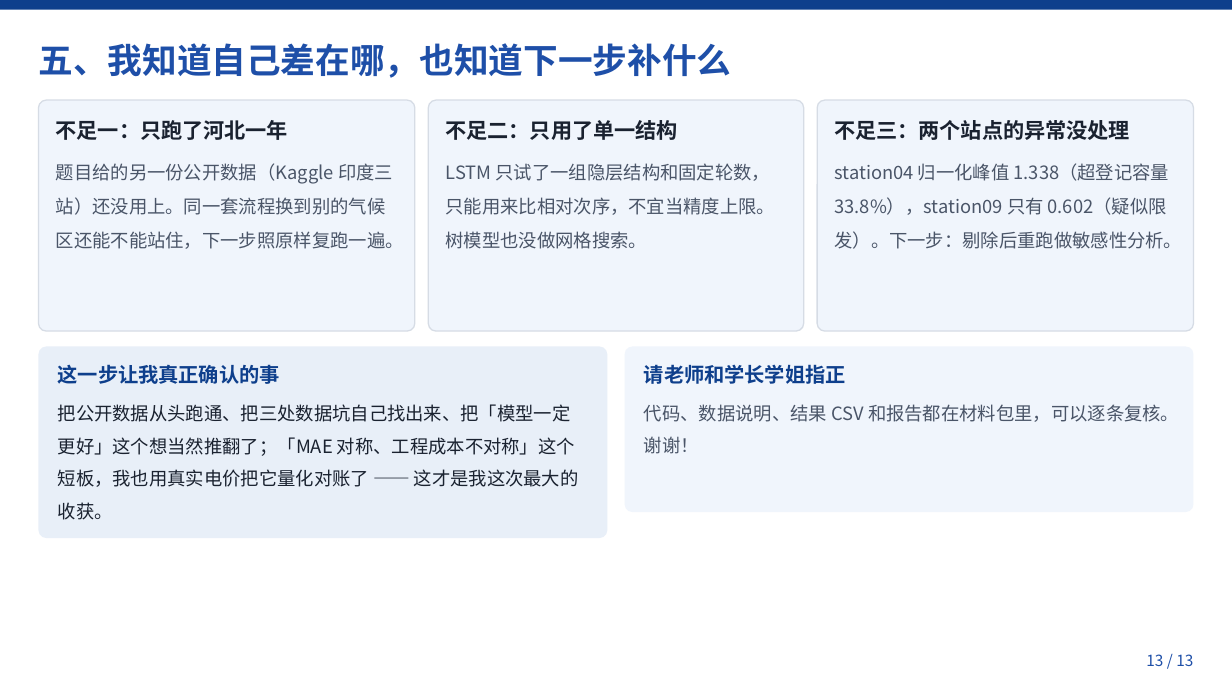
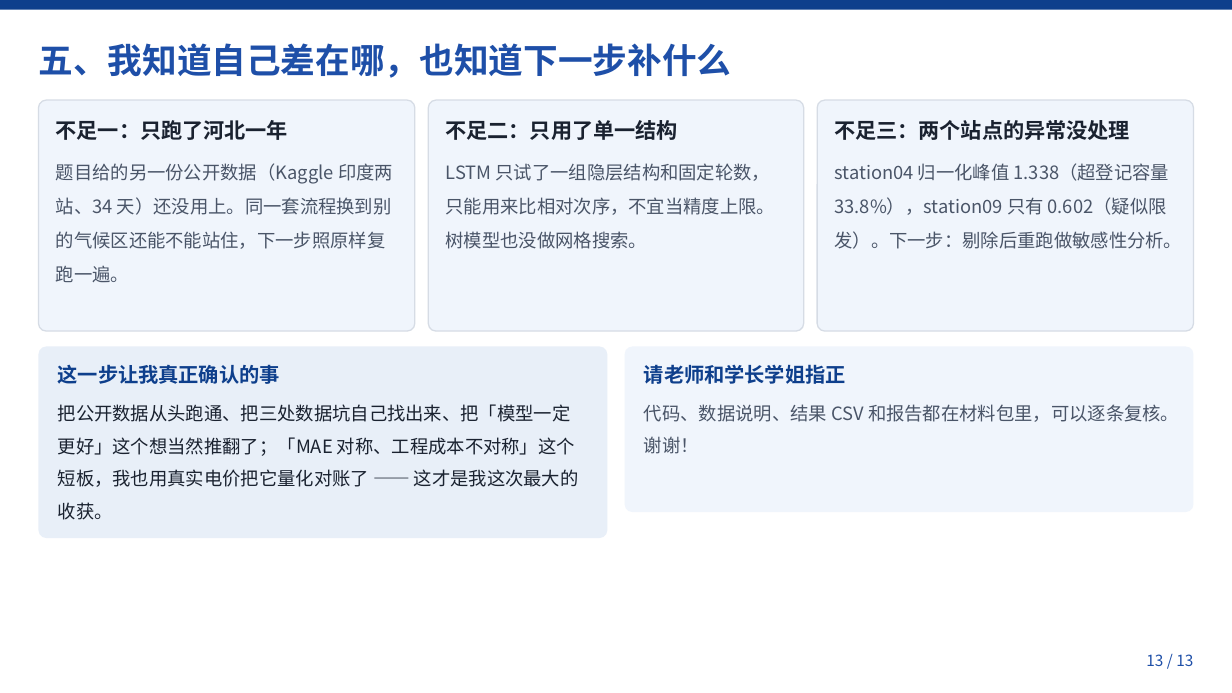
Before and after one commit to xuminchun2026/pv-power-forecasting, a slide deck: slide 13 of 答辩准备/答辩汇报PPT/答辩汇报PPT.pptx. Drawn at 1232x693 pixels with LibreOffice and Linux fonts; fonts in the diff are those of the drawing. Boxes give left, top, right and bottom in pixels: in the first picture for what was removed or moved away, otherwise in the second. Text is boxed around its words. In the diff, an @@ line names an element or a change of style, - is before the commit and + after.

Commit message:
fix: 补 Kaggle 首选数据集的取舍说明；修正局限条数/图数/文献数；标注已弃用脚本；PPT 印度两站

```diff
--- a/答辩准备/答辩汇报PPT/答辩汇报PPT.pptx
+++ b/答辩准备/答辩汇报PPT/答辩汇报PPT.pptx
@@ text at (56,163,393,282): text changed @@
-题目给的另一份公开数据（Kaggle 印度三站）还没用上。同一套流程换到别的气候区还能不能站住，下一步照原样复跑一遍。
+题目给的另一份公开数据（Kaggle 印度两站、34 天）还没用上。同一套流程换到别的气候区还能不能站住，下一步照原样复跑一遍。
```
